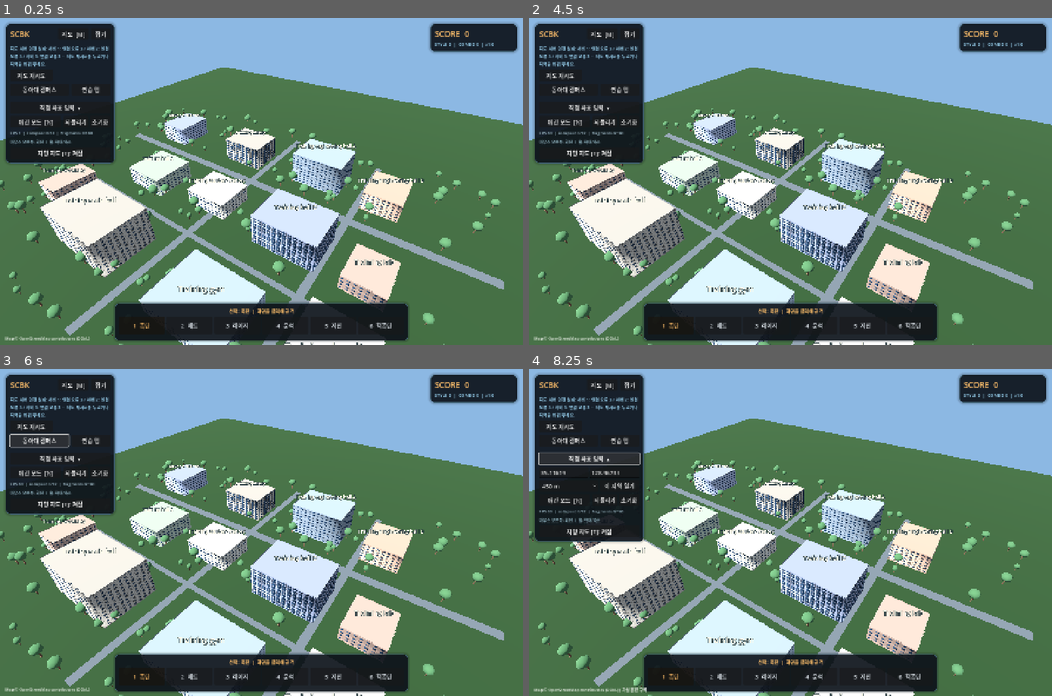
Above: before the commit, frames 1-4 (two rows, left to right).
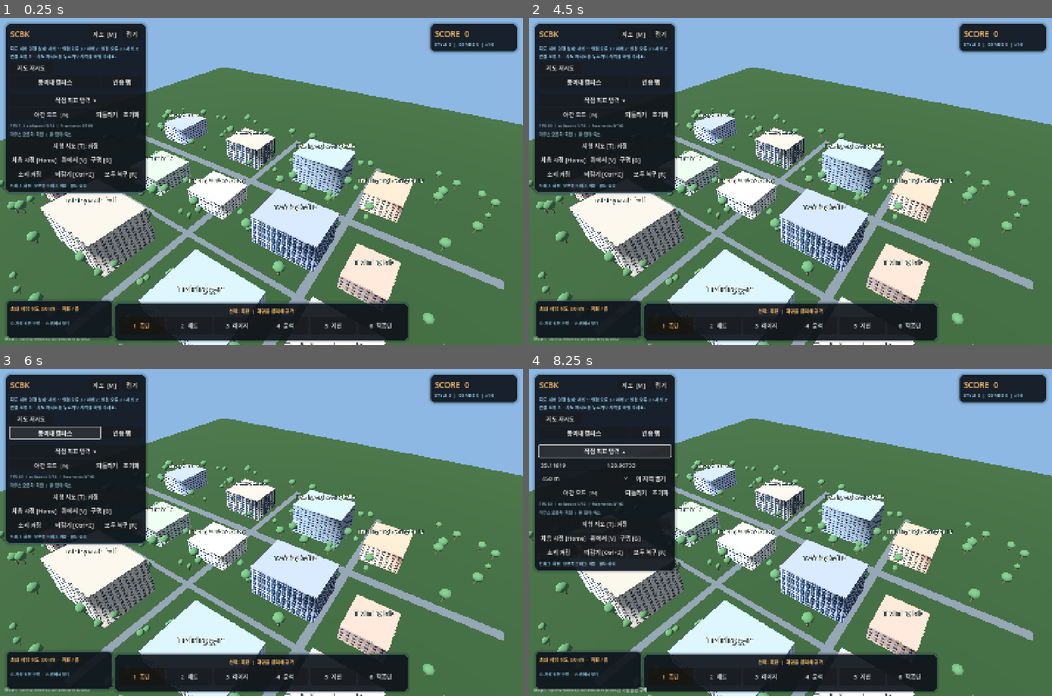
Above: after the commit, the same moments.

Repository: sopo9880/SCBK
Game: Godot game, scene res://scenes/main.tscn
Two runs of this game, one before a commit and one after it. Both use one fixed random seed, a clock stepped at 60 frames per second and the inputs below.
Inputs (mouse positions are in pixels of both pictures, inside the frame that each line leads up to):
- Up to frame 1 (0.25 s): no input
- Up to frame 2 (4.5 s): click "지도 [M]" at 0.5 s; click (785, 50) at 1.27 s; type "12" at 1.35 s; click "게임으로 돌아가기 [ESC]" at 2 s; click "접기" at 2.75 s; click "펼치기" at 3.5 s; click "지도 재시도" at 4.25 s
- Up to frame 3 (6 s): click "지도 재시도" at 5 s; click "동아대 캠퍼스" at 5.75 s
- Up to frame 4 (8.25 s): click "연습 맵" at 6.5 s; click "동아대 캠퍼스" at 7.25 s; click "직접 좌표 입력 ▾" at 8 s

The runs differ from the first frame. In frame 1, 9.4% of the frame differs, in the area x 1-29%, y 1-99%; in frame 2, 9.4%; in frame 3, 9.6%; in frame 4, 10%.

Commit message:
ci(v0.2.4): select new gameplay layer, bump Windows version and exercise native rewind/camera/depth regression

Diff:
--- a/project.godot
+++ b/project.godot
@@ -1,7 +1,7 @@
 config_version=5
 
 [application]
-config/name="SCBK - World Smash v0.2.3"
+config/name="SCBK - World Smash v0.2.4"
 run/main_scene="res://scenes/main.tscn"
 config/features=PackedStringArray("4.5", "GL Compatibility")
 boot_splash/show_image=false
--- a/scenes/main.tscn
+++ b/scenes/main.tscn
@@ -1,6 +1,6 @@
 [gd_scene load_steps=2 format=3]
 
-[ext_resource type="Script" path="res://scripts/gameplay_v023.gd" id="1"]
+[ext_resource type="Script" path="res://scripts/gameplay_v024.gd" id="1"]
 
 [node name="SCBK" type="Node3D"]
 script = ExtResource("1")
Not shown, changed: export_presets.cfg
Not shown, changed: .github/workflows/pr-checks.yml
Not shown, changed: tools/validate_data.py
